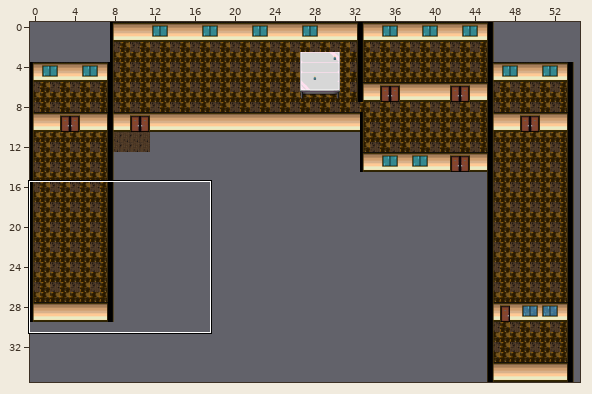
Two versions of a level (Tiled map, tiledProject/rennes.tmx). The first picture is a wide view before the edit; the outline marks the close-up.
Close-up. The starting point:
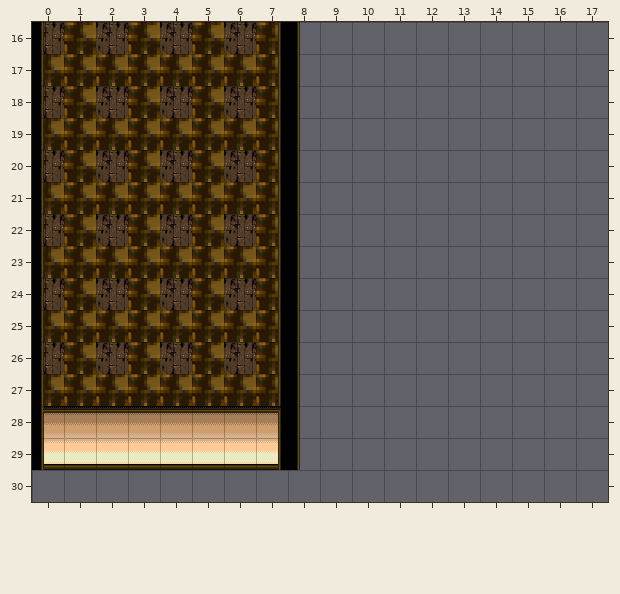
Cells are 32x32 px. Shown: x 0..17, y 16..30. The commit also changed other parts of the map, which this record leaves out. Tiles whose own drawing changed are shown in their newer look in all pictures.
Now the later version:
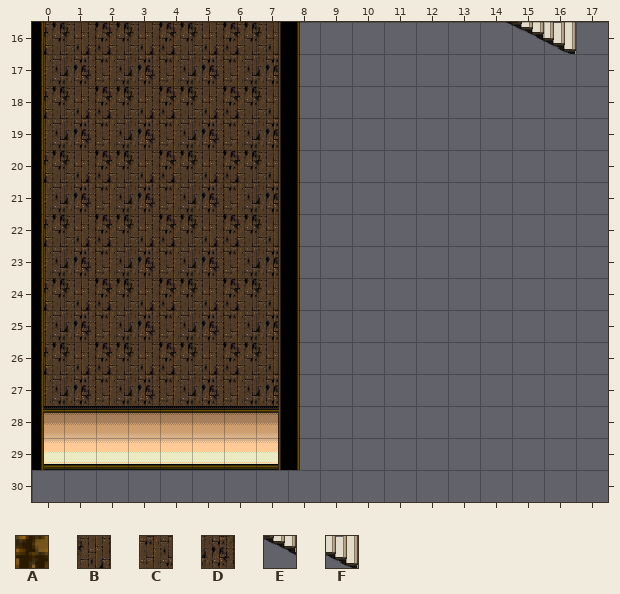
Key: from "tileset_z_floor_and_wall": A 0, B 1, C 16, D 17, E 80, F 81.
_ is an empty cell.
Tiles replaced or removed in this view: A.
Changes in this commit:
Changed rows in their new state; . is an unchanged cell.
Layer "Floor":
first column x 0:
16 .B.B.B.B.......EF
17 CDCDCDCD.........
18 .B.B.B.B.........
19 CDCDCDCD.........
20 .B.B.B.B.........
21 CDCDCDCD.........
22 .B.B.B.B.........
23 CDCDCDCD.........
24 .B.B.B.B.........
25 CDCDCDCD.........
26 .B.B.B.B.........
27 CDCDCDCD.........
